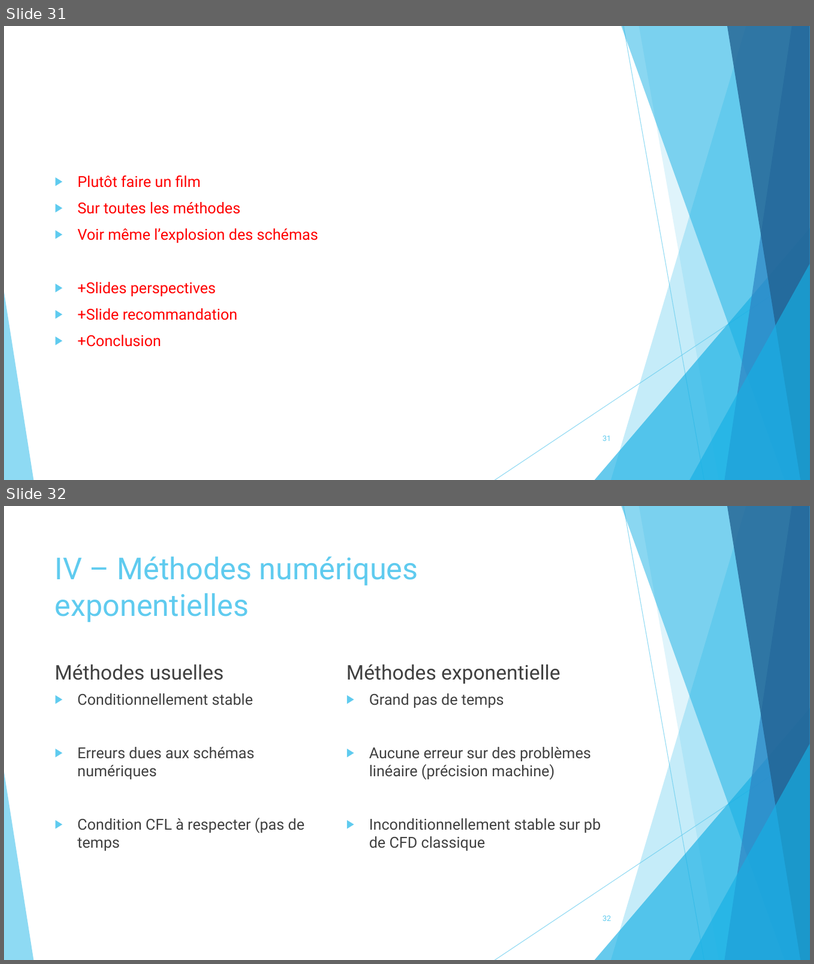
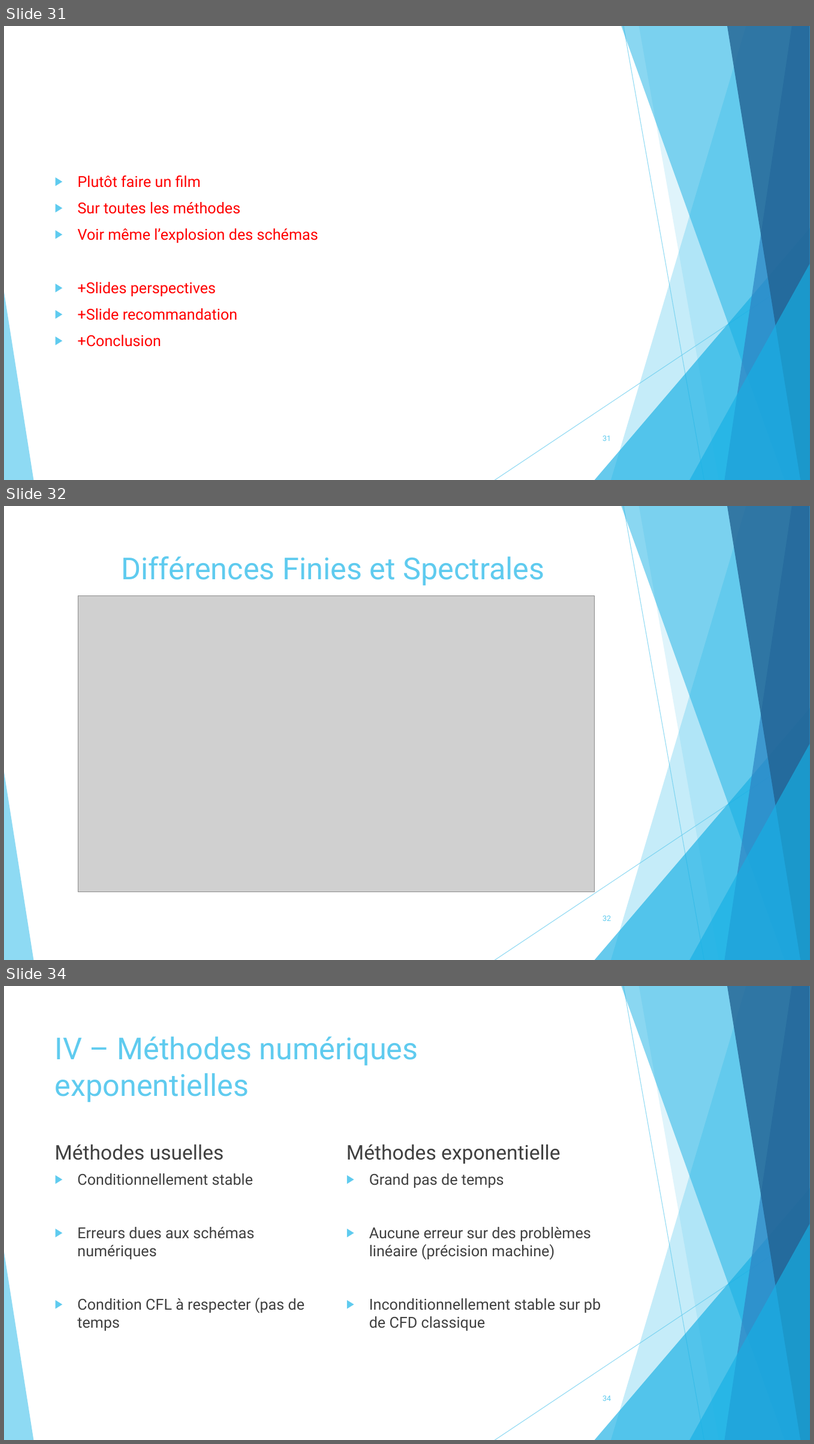
Before and after one commit to pierreXVI/PIE, a slide deck: oral_presentation/Oral_presentation_12_02_2019.pptx. Shown one above the other, each under a label of ours: slides 31 and 32 before the commit, slides 31, 32 and 34 after it; the slides between them are not shown. The pictures are 814x964 and 814x1444 pixels, drawn with LibreOffice and Linux fonts; fonts in the diff are those of the drawing; grey boxes stand for pictures. Boxes give left, top, right and bottom in pixels: in the first picture for what was removed or moved away, otherwise in the second. Text is boxed around its words. In the diff, an @@ line names an element or a change of style, - is before the commit and + after.

```diff
--- a/oral_presentation/Oral_presentation_12_02_2019.pptx
+++ b/oral_presentation/Oral_presentation_12_02_2019.pptx
@@ slide 32 added at bbox=[4, 506, 810, 960], background #FFFFFF; not listed: 10 template elements that a slide beside it also shows @@
@@ title added at bbox=[121, 556, 545, 585], 36 pt, text #5FCBEF @@
+Différences Finies et Spectrales
@@ picture added at bbox=[78, 596, 595, 892] @@
@@ page number added at bbox=[603, 915, 611, 921], 9 pt, text #5FCBEF @@
+32
@@ what was slide 32 is now slide 34 @@
@@ page number at bbox=[603, 1395, 611, 1401]: text changed @@
-32
+34
```
Also in this commit, not shown: 6 slides changed, 2 other slides added, 1 slide removed, 18 other files.
